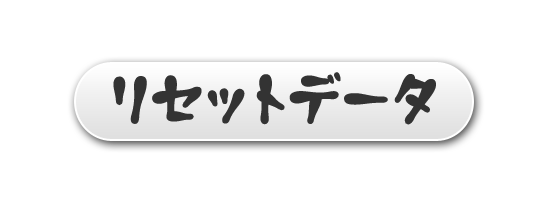
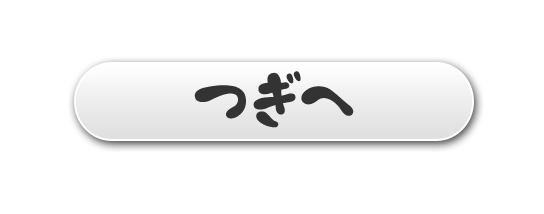
Before/after of a 544x214 layered artwork. What changed in the layer stack:
hid "Reset (JA)" over [113, 72, 436, 125]
added layer "Next (JA)" above "Next" over [194, 71, 354, 128]
